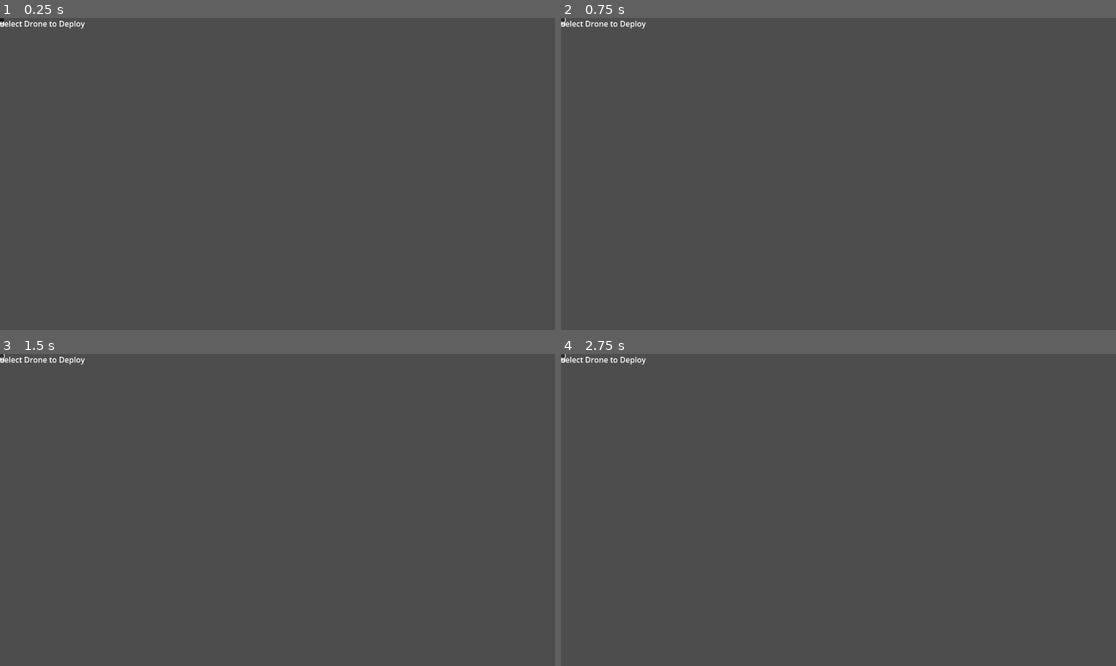
Above: before the commit, frames 1-4 (two rows, left to right).
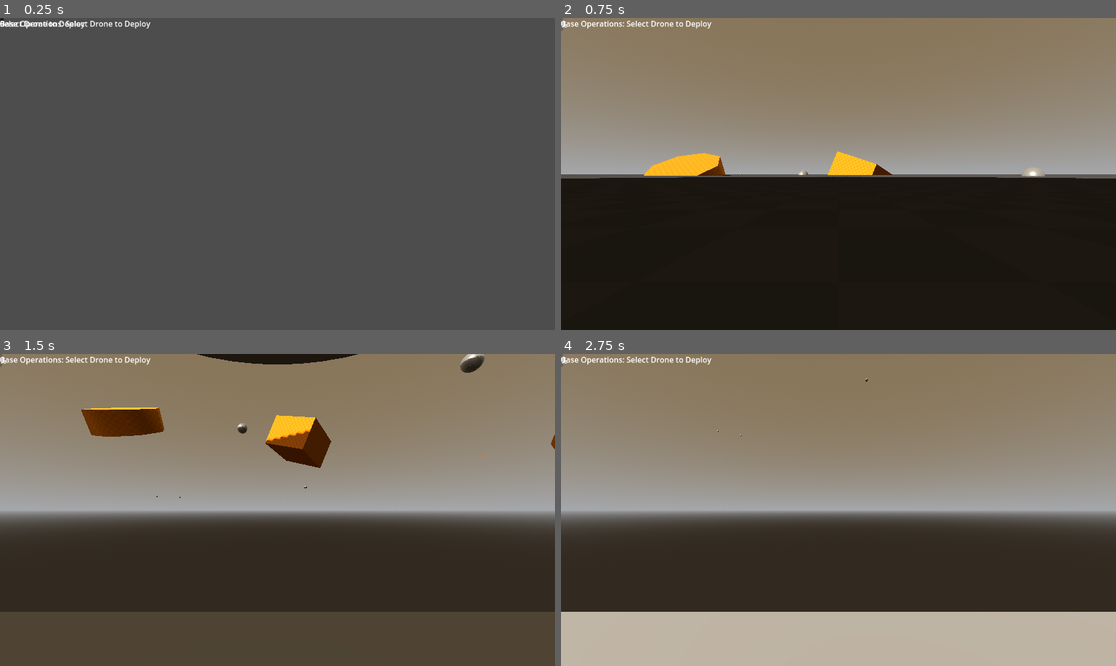
Above: after the commit, the same moments.

Repository: Triysle/drones
Game: Godot game, scene res://scenes/Main.tscn
The game is run twice, just before and just after one commit, with the same random seed, the same clock (stepped at 60 frames per second) and the same inputs.
Inputs (mouse positions are in pixels of both pictures, inside the frame that each line leads up to):
- Up to frame 1 (0.25 s): no input
- Up to frame 2 (0.75 s): click (561, 21) at 0.5 s
- Up to frame 3 (1.5 s): hold D (move_right) from 1.28 s (still down); tap O (dock) at 1.35 s
- Up to frame 4 (2.75 s): release D (move_right) at 2.03 s; hold S (move_backward) from 2.03 s (still down); tap Space (ascend) at 2.1 s; tap O (dock) at 2.3 s

The runs differ from the first frame. In frame 1, 0.2% of the frame differs, in the area x 0-28%, y 0-4%; in frame 2, 99%, in the area x 0-100%, y 0-100%; in frame 3, 97%; in frame 4, 97%.
Error before the commit: Parse Error: Identifier "aerial_drone_scene" not declared in the current scope. (res://scripts/BaseStation.gd:100)
Error after the commit: Invalid call. Nonexistent function 'set_mission_number' in base 'Control'. (res://scripts/GameManager.gd:173)

Commit message:
0.0.1
bugfixing

Diff:
--- a/scenes/BaseStation.tscn
+++ b/scenes/BaseStation.tscn
@@ -31,22 +31,27 @@
 offset_bottom = 40.0
 script = ExtResource("2_qptkt")
 
-[node name="ScrapMetalCount" type="Label" parent="CanvasLayer/ResourceDisplay"]
+[node name="ResourceCounts" type="Control" parent="CanvasLayer/ResourceDisplay"]
+anchors_preset = 0
+offset_right = 40.0
+offset_bottom = 40.0
+
+[node name="ScrapMetalCount" type="Label" parent="CanvasLayer/ResourceDisplay/ResourceCounts"]
 layout_mode = 0
 offset_right = 40.0
 offset_bottom = 23.0
 
-[node name="PowerCellCount" type="Label" parent="CanvasLayer/ResourceDisplay"]
+[node name="PowerCellCount" type="Label" parent="CanvasLayer/ResourceDisplay/ResourceCounts"]
 layout_mode = 0
 offset_right = 40.0
 offset_bottom = 23.0
 
-[node name="ElectronicPartsCount" type="Label" parent="CanvasLayer/ResourceDisplay"]
+[node name="ElectronicPartsCount" type="Label" parent="CanvasLayer/ResourceDisplay/ResourceCounts"]
 layout_mode = 0
 offset_right = 40.0
 offset_bottom = 23.0
 
-[node name="RareMetalCount" type="Label" parent="CanvasLayer/ResourceDisplay"]
+[node name="RareMetalCount" type="Label" parent="CanvasLayer/ResourceDisplay/ResourceCounts"]
 layout_mode = 0
 offset_right = 40.0
 offset_bottom = 23.0
--- a/scenes/Resource.tscn
+++ b/scenes/Resource.tscn
@@ -46,6 +46,6 @@
 mesh = SubResource("SphereMesh_fejse")
 skeleton = NodePath("../CollisionShape3D")
 
-[node name="GPUParticles3D" type="GPUParticles3D" parent="."]
+[node name="CollectionParticles" type="GPUParticles3D" parent="."]
 process_material = SubResource("ParticleProcessMaterial_jbho7")
 draw_pass_1 = SubResource("SphereMesh_avugf")
--- a/scripts/AerialDrone.gd
+++ b/scripts/AerialDrone.gd
@@ -29,7 +29,7 @@
 # Camera and visuals
 @onready var camera = $Camera3D
 @onready var scan_effect = $ScanEffect
-@onready var battery_indicator = $UI/BatteryIndicator
+@onready var battery_indicator = $CanvasLayer/BatteryIndicator
 
 # Movement variables
 var input_dir: Vector2 = Vector2.ZERO
@@ -40,31 +40,31 @@
 	scan_effect.visible = false
 	update_battery_display()
 
-func _physics_process(delta):
+func _physics_process(_delta):
 	match current_state:
 		DroneState.IDLE:
-			process_idle(delta)
+			process_idle(_delta)
 		DroneState.FLYING:
-			process_flying(delta)
+			process_flying(_delta)
 		DroneState.SCANNING:
-			process_scanning(delta)
+			process_scanning(_delta)
 		DroneState.DOCKING:
-			process_docking(delta)
+			process_docking(_delta)
 		DroneState.DEPLETED:
-			process_depleted(delta)
+			process_depleted(_delta)
 
 	# Apply movement if not depleted
 	if current_state != DroneState.DEPLETED:
 		move_and_slide()
 
-func process_idle(delta):
+func process_idle(_delta):
 	# Handle transition to flying
 	if Input.is_action_just_pressed("deploy_drone"):
 		current_state = DroneState.FLYING
 
-func process_flying(delta):
+func process_flying(_delta):
 	# Apply battery drain
-	drain_battery(delta)
+	drain_battery(_delta)
 
 	# Process movement input
 	input_dir = Input.get_vector("move_left", "move_right", "move_forward", "move_backward")
@@ -72,7 +72,7 @@
 	# Rotation based on input direction
 	if input_dir != Vector2.ZERO:
 		var target_rotation = Vector3(0, atan2(-input_dir.x, -input_dir.y), 0)
-		rotation.y = lerp_angle(rotation.y, target_rotation.y, rotation_speed * delta)
+		rotation.y = lerp_angle(rotation.y, target_rotation.y, rotation_speed * _delta)
 
 	# Forward/backward movement based on input
 	var direction = (transform.basis.z * -input_dir.y + transform.basis.x * -input_dir.x).normalized()
@@ -80,8 +80,8 @@
 		velocity_target.x = direction.x * max_speed
 		velocity_target.z = direction.z * max_speed
 	else:
-		velocity_target.x = move_toward(velocity_target.x, 0, deceleration * delta)
-		velocity_target.z = move_toward(velocity_target.z, 0, deceleration * delta)
+		velocity_target.x = move_toward(velocity_target.x, 0, deceleration * _delta)
+		velocity_target.z = move_toward(velocity_target.z, 0, deceleration * _delta)
 
 	# Vertical movement
 	if Input.is_action_pressed("ascend") and global_position.y < max_altitude:
@@ -89,12 +89,12 @@
 	elif Input.is_action_pressed("descend") and global_position.y > min_altitude:
 		velocity_target.y = -vertical_speed
 	else:
-		velocity_target.y = move_toward(velocity_target.y, 0, deceleration * delta)
+		velocity_target.y = move_toward(velocity_target.y, 0, deceleration * _delta)
 
 	# Apply smoothing to movement
-	velocity.x = lerp(velocity.x, velocity_target.x, acceleration * delta)
-	velocity.z = lerp(velocity.z, velocity_target.z, acceleration * delta)
-	velocity.y = lerp(velocity.y, velocity_target.y, acceleration * delta)
+	velocity.x = lerp(velocity.x, velocity_target.x, acceleration * _delta)
+	velocity.z = lerp(velocity.z, velocity_target.z, acceleration * _delta)
+	velocity.y = lerp(velocity.y, velocity_target.y, acceleration * _delta)
 
 	# Handle scanning
 	if Input.is_action_just_pressed("scan") and current_battery > scan_energy_cost:
@@ -103,9 +103,9 @@
 	# Check for docking zone
 	check_docking_zone()
 
-func process_scanning(delta):
+func process_scanning(_delta):
 	# Continue draining battery
-	drain_battery(delta)
+	drain_battery(_delta)
 
 	# Apply a small hover movement
 	velocity = Vector3.ZERO
@@ -125,7 +125,7 @@
 		is_scanning = false
 		current_state = DroneState.FLYING
 
-func process_docking(delta):
+func process_docking(_delta):
 	# Docking logic - move toward docking point
 	# This would be expanded with actual path following to dock
 	velocity = Vector3.ZERO
@@ -135,7 +135,7 @@
 	await get_tree().create_timer(2.0).timeout
 	complete_docking()
 
-func process_depleted(delta):
+func process_depleted(_delta):
 	# Drone slowly descends when battery depleted
 	velocity.x = 0
 	velocity.z = 0
@@ -143,9 +143,9 @@
 
 	# Could add visual effects for emergency landing
 
-func drain_battery(delta):
+func drain_battery(_delta):
 	# Reduce battery over time
-	current_battery -= battery_drain_rate * delta
+	current_battery -= battery_drain_rate * _delta
 	update_battery_display()
 
 	# Check for low/depleted battery
@@ -188,13 +188,13 @@
 	print("Scanning for objects...")
 	return dummy_results
 
-func mark_location(position):
+func mark_location(pos):
 	# Add to marked locations
-	marked_locations.append(position)
+	marked_locations.append(pos)
 
 	# In practice, you'd also create a visual marker in the world
 	# and add it to the minimap
-	print("Marked location at: ", position)
+	print("Marked location at: ", pos)
 
 func check_docking_zone():
 	# Check if the drone is in docking zone
--- a/scripts/BaseStation.gd
+++ b/scripts/BaseStation.gd
@@ -1,7 +1,7 @@
 extends Node3D
 
 # Base Station Properties
-@export var aerial_drone_scen = load("res://scenes/AerialDrone.tscn")
+@export var aerial_drone_scene = load("res://scenes/AerialDrone.tscn")
 @export var ground_drone_scene = load("res://scenes/GroundDrone.tscn")
 
 # Drone References
@@ -35,10 +35,10 @@
 @export var ground_spawn_point: Node3D
 
 # UI References
-@onready var resource_display = $UI/ResourceDisplay
-@onready var upgrade_panel = $UI/UpgradePanel
-@onready var deployment_panel = $UI/DeploymentPanel
-@onready var mission_status = $UI/MissionStatus
+@onready var resource_display = $CanvasLayer/ResourceDisplay
+@onready var upgrade_panel = $CanvasLayer/UpgradePanel
+@onready var deployment_panel = $CanvasLayer/DeploymentPanel
+@onready var mission_status = $CanvasLayer/MissionStatus
 
 # Game State
 enum GameState {BASE_MANAGEMENT, AERIAL_DEPLOYMENT, GROUND_DEPLOYMENT}
@@ -169,8 +169,8 @@
 	drone.max_speed = 7.0 * ground_drone_upgrades["speed"]
 
 	# Terrain handling would affect physics properties
-	var terrain_level = ground_drone_upgrades["terrain_handling"]
-	# For example: drone.terrain_check_height = base_height * terrain_level
+	var _terrain_level = ground_drone_upgrades["terrain_handling"]
+	# For example: drone.terrain_check_height = base_height * _terrain_level
 
 	print("Applied ground drone upgrades")
 
--- a/scripts/GameManager.gd
+++ b/scripts/GameManager.gd
@@ -17,9 +17,9 @@
 var missions_completed = 0
 
 # UI References
-@onready var mission_display = $UI/MissionDisplay
-@onready var help_panel = $UI/HelpPanel
-@onready var pause_menu = $UI/PauseMenu
+@onready var mission_display = $CanvasLayer/MissionDisplay
+@onready var help_panel = $CanvasLayer/HelpPanel
+@onready var pause_menu = $CanvasLayer/PauseMenu
 
 func _ready():
 	# Setup initial game state
--- a/scripts/GroundDrone.gd
+++ b/scripts/GroundDrone.gd
@@ -47,7 +47,7 @@
 			velocity.y -= gravity * delta
 		move_and_slide()
 
-func process_idle(delta):
+func process_idle(_delta):
 	# Handle transition to driving
 	if Input.is_action_just_pressed("deploy_drone"):
 		current_state = DroneState.DRIVING
@@ -78,7 +78,7 @@
 	if Input.is_action_just_pressed("dock") and is_near_base():
 		current_state = DroneState.DOCKING
 
-func process_collecting(delta):
+func process_collecting(_delta):
 	# Resource collection animation/process
 	velocity = Vector3.ZERO
 
@@ -89,7 +89,7 @@
 	# Return to driving state
 	current_state = DroneState.DRIVING
 
-func process_docking(delta):
+func process_docking(_delta):
 	# Docking logic - move toward docking point
 	velocity = Vector3.ZERO
 	print("Docking sequence")
--- a/scripts/ResourceDisplay.gd
+++ b/scripts/ResourceDisplay.gd
@@ -1,10 +1,10 @@
 extends Control
 
 # Resource display labels
-@onready var scrap_metal_label = $ScrapMetalCount
-@onready var power_cell_label = $PowerCellCount
-@onready var electronic_parts_label = $ElectronicPartsCount
-@onready var rare_metal_label = $RareMetalCount
+@onready var scrap_metal_label = $ResourceCounts/ScrapMetalCount
+@onready var power_cell_label = $ResourceCounts/PowerCellCount
+@onready var electronic_parts_label = $ResourceCounts/ElectronicPartsCount
+@onready var rare_metal_label = $ResourceCounts/RareMetalCount
 
 func _ready():
 	# Initialize with zeros
--- a/scripts/UpgradePanel.gd
+++ b/scripts/UpgradePanel.gd
@@ -10,7 +10,7 @@
 @onready var ground_terrain_button = $GroundUpgrades/TerrainButton
 
 # Label references
-@onready var resource_labels = $ResourceCounts
+@onready var resource_labels = $"../ResourceDisplay/ResourceCounts"
 
 # Signals
 signal upgrade_selected(drone_type, upgrade_type)
@@ -37,22 +37,22 @@
 	update_button(ground_terrain_button, "ground", "terrain_handling", ground_levels["terrain_handling"], resources)
 
 # Update a single button's state and tooltip
-func update_button(button, drone_type, upgrade_type, current_level, resources):
+func update_button(button, _drone_type, upgrade_type, current_level, resources):
 	# Calculate cost for next level
-	var cost = calculate_upgrade_cost(drone_type, upgrade_type, current_level)
+	var cost = calculate_upgrade_cost(_drone_type, upgrade_type, current_level)
 
 	# Check if affordable
 	var can_afford = can_afford_upgrade(cost, resources)
 	button.disabled = !can_afford
 
 	# Update tooltip with cost and effect
-	button.tooltip_text = get_upgrade_tooltip(drone_type, upgrade_type, current_level, cost)
+	button.tooltip_text = get_upgrade_tooltip(_drone_type, upgrade_type, current_level, cost)
 
 	# Update button text to show current level
 	button.text = get_upgrade_name(upgrade_type) + " (Lv. " + str(current_level) + ")"
 
 # Calculate upgrade cost (should match BaseStation.gd)
-func calculate_upgrade_cost(drone_type, upgrade_type, level):
+func calculate_upgrade_cost(_drone_type, upgrade_type, level):
 	# Calculate cost based on current level
 	var cost = {}
 
@@ -98,7 +98,7 @@
 			return upgrade_type.capitalize()
 
 # Generate tooltip showing upgrade effects and costs
-func get_upgrade_tooltip(drone_type, upgrade_type, current_level, cost):
+func get_upgrade_tooltip(_drone_type, upgrade_type, _current_level, cost):
 	var tooltip = ""
 
 	# Describe upgrade effect
